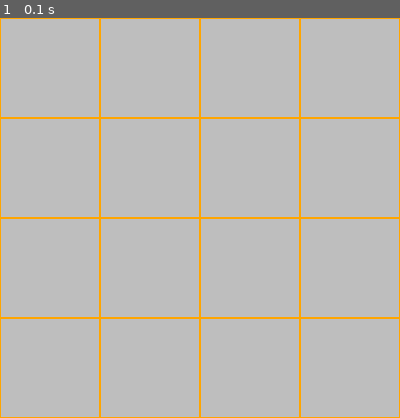
Above: before the commit, frame 1.
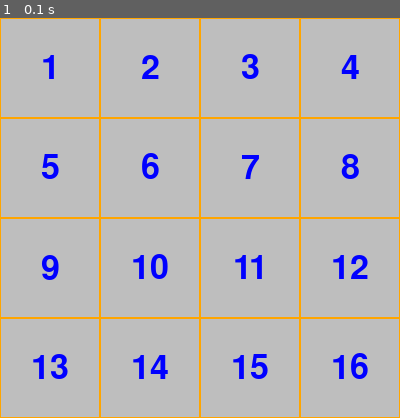
Above: after the commit, the same moment.

Repository: bigbugboy/pygames
Game: pygame game, started from digital_huarong_road/new_main.py
Two runs of this game, one before a commit and one after it. Both use one fixed random seed, a clock stepped at 60 frames per second and the inputs below.
Inputs:
- Up to frame 1 (0.1 s): no input

The runs differ from the first frame. In frame 1, 3.1% of the frame differs, in the area x 8-92%, y 9-91%.

Commit message:
在方块上绘制数字

Diff:
--- a/digital_huarong_road/new_main.py
+++ b/digital_huarong_road/new_main.py
@@ -13,6 +13,7 @@
 screen = pygame.display.set_mode([WIDTH, HEIGHT])
 clock = pygame.time.Clock()
 fps = 60
+font = pygame.font.Font(None, 50)
 
 
 def draw_grid():
@@ -36,6 +37,11 @@
             BLOCK_SIZE // 2 + self.col * BLOCK_SIZE,
             BLOCK_SIZE // 2 + self.row * BLOCK_SIZE
         ))
+        self.value_text = font.render(str(self.value), True, "blue")
+        # note 永远都在surf的中心点贴上数字，不随着surf所在位置变化
+        self.surf.blit(self.value_text, self.value_text.get_rect(center=(
+            BLOCK_SIZE // 2, BLOCK_SIZE // 2
+        )))
 
     def draw(self):
         screen.blit(self.surf, self.rect)
--- a/digital_huarong_road/steps.txt
+++ b/digital_huarong_road/steps.txt
@@ -6,3 +6,7 @@
     2.1 新建Block类和blocks存放所有block信息
     2.2 根据value值获取方块所在的row和col，从0开始的索引
     2.3 编写draw方法，把方块轮廓画在屏幕上
+
+3. 在方块上绘制数字
+    3.1 使用font获取数字图像
+    3.2 在surf的中心绘制数字图片给，保证数字在方块内是居中的
